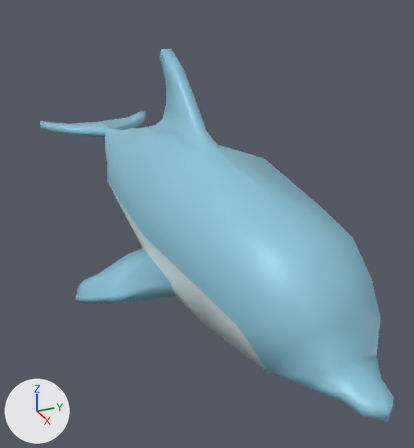
One commit to the glTF model public/models/dolphin.glb: the scene before it, then after it.
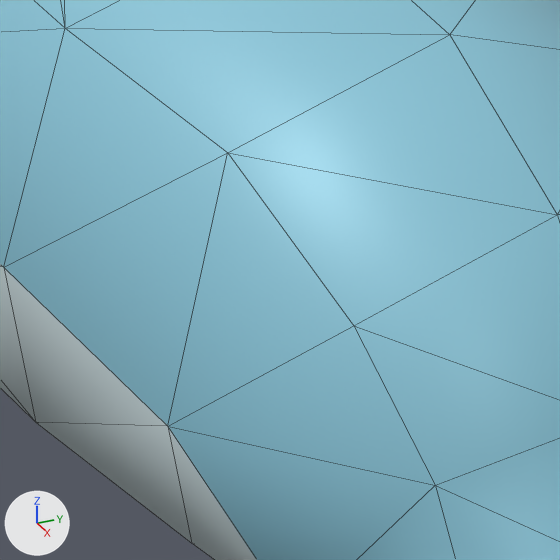
Each version is shown whole from a 50 mm camera at (7.16, -2.7, 3.25) aimed at (0.5, 0.29, -0.09), then close up on the part from 48% to 80% of the width and 50% to 80% of the height. Arrows for +X, +Y and +Z are at lower left; the lights stay in place. The older version's two pictures come first. The close-ups show mesh edges as thin lines. Where no turn or scale is listed for an object, it has been applied to the vertices.

Script lines for the objects in view, before the commit:
```python
me_dolphin = bpy.data.meshes.new('Dolphin')
me_dolphin.from_pydata(...)  # 222 vertices, 440 faces; spans x -4.67..4.6, y -1.65..1.65, z -1.32..1.68
# faces by material slot: [366, 74]
me_dolphin.materials.append(mat_top)  # cyan #8cc7da
me_dolphin.materials.append(mat_bottom)  # white #d1e2e5
ob_dolphin = bpy.data.objects.new('Dolphin', me_dolphin)
ob_dolphin.location = (0.0, 0.0, 0.533)
```
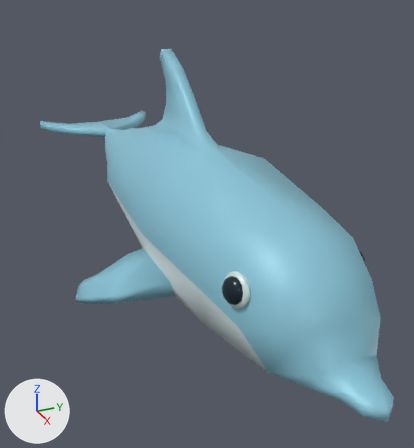
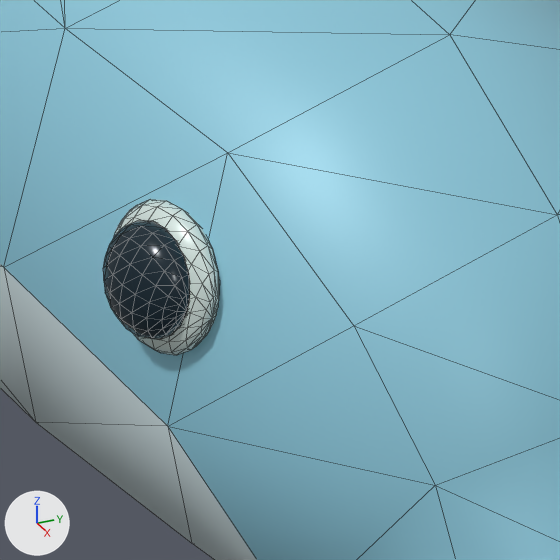
Pixel boxes [x1, y1, x2, y2] of what changed, in the close-ups (560 x 560 px):
'Eye iris', added
    after: [103, 199, 219, 355]
    faces in mat_natural_dark_eyes (dark blue #0d2531): [103, 220, 190, 340]
    faces in mat_natural_iris_outline (light grey #d5e4df): [113, 199, 219, 355]

The edits, one by one:
Material 'Natural dark eyes' (mat_natural_dark_eyes) is new.
Its base color is (0.00402, 0.0185, 0.0307) (dark blue #0d2531).
Its metallic is 0.12.
Its roughness is 0.22.
Material 'Natural iris outline' (mat_natural_iris_outline) is new.
Its base color is (0.665, 0.776, 0.738) (light grey #d5e4df).
Its metallic is 0.05.
Its roughness is 0.35.
Mesh me_sphere is new.
It has 584 vertices, 1152 faces and spans x 3.05..3.38, y -0.76..0.76, z -0.13..0.2.
Faces by material slot: [576, 576].
It uses material mat_natural_iris_outline (light grey #d5e4df).
It uses material mat_natural_dark_eyes (dark blue #0d2531).
Object 'Eye iris' (ob_eye_iris) is new; it shows me_sphere.
Its location is (0.0, 0.0, 0.533).
